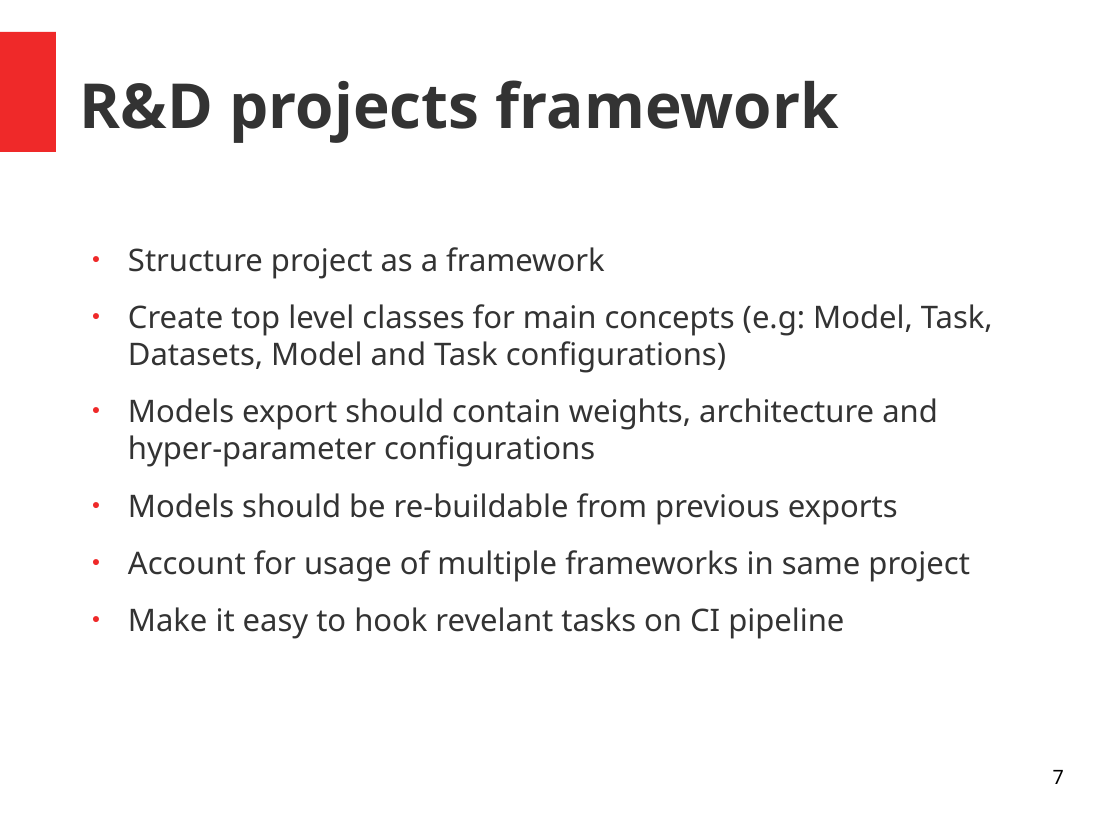
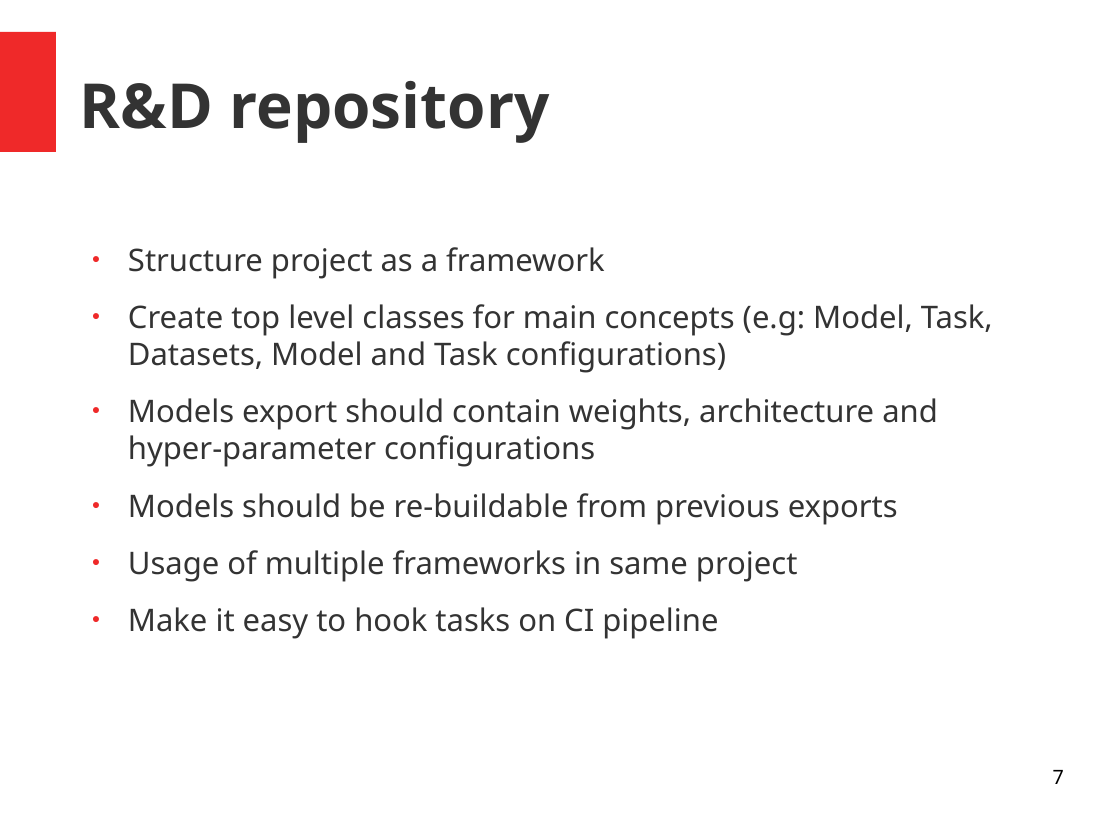
Before and after one commit to andrefsp/models-to-production, a slide deck: slide 7 of models-to-production.odp. Drawn at 1120x840 pixels with LibreOffice and Linux fonts; fonts in the diff are those of the drawing. Boxes give left, top, right and bottom in pixels: in the first picture for what was removed or moved away, otherwise in the second. Text is boxed around its words. In the diff, an @@ line names an element or a change of style, - is before the commit and + after.

```diff
--- a/models-to-production.odp
+++ b/models-to-production.odp
@@ title at [80, 81, 550, 143]: text changed @@
-R&D projects framework
+R&D repository
@@ text at [128, 550, 797, 639]: text changed @@
-● Account for usage of multiple frameworks in same project
-● Make it easy to hook revelant tasks on CI pipeline
+● Usage of multiple frameworks in same project
+● Make it easy to hook tasks on CI pipeline
```
Also in this commit, not shown: 5 other slides changed.
